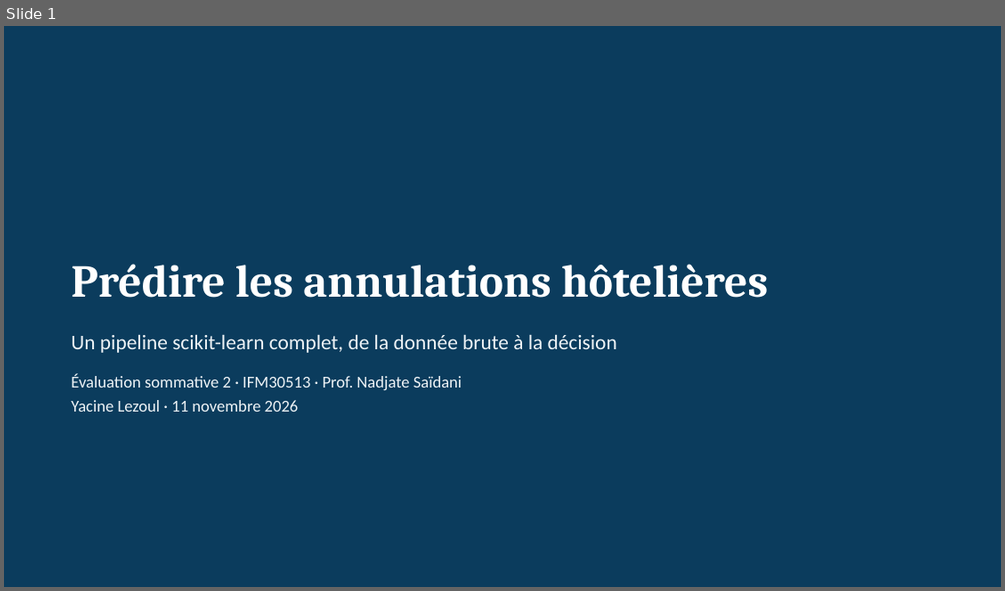
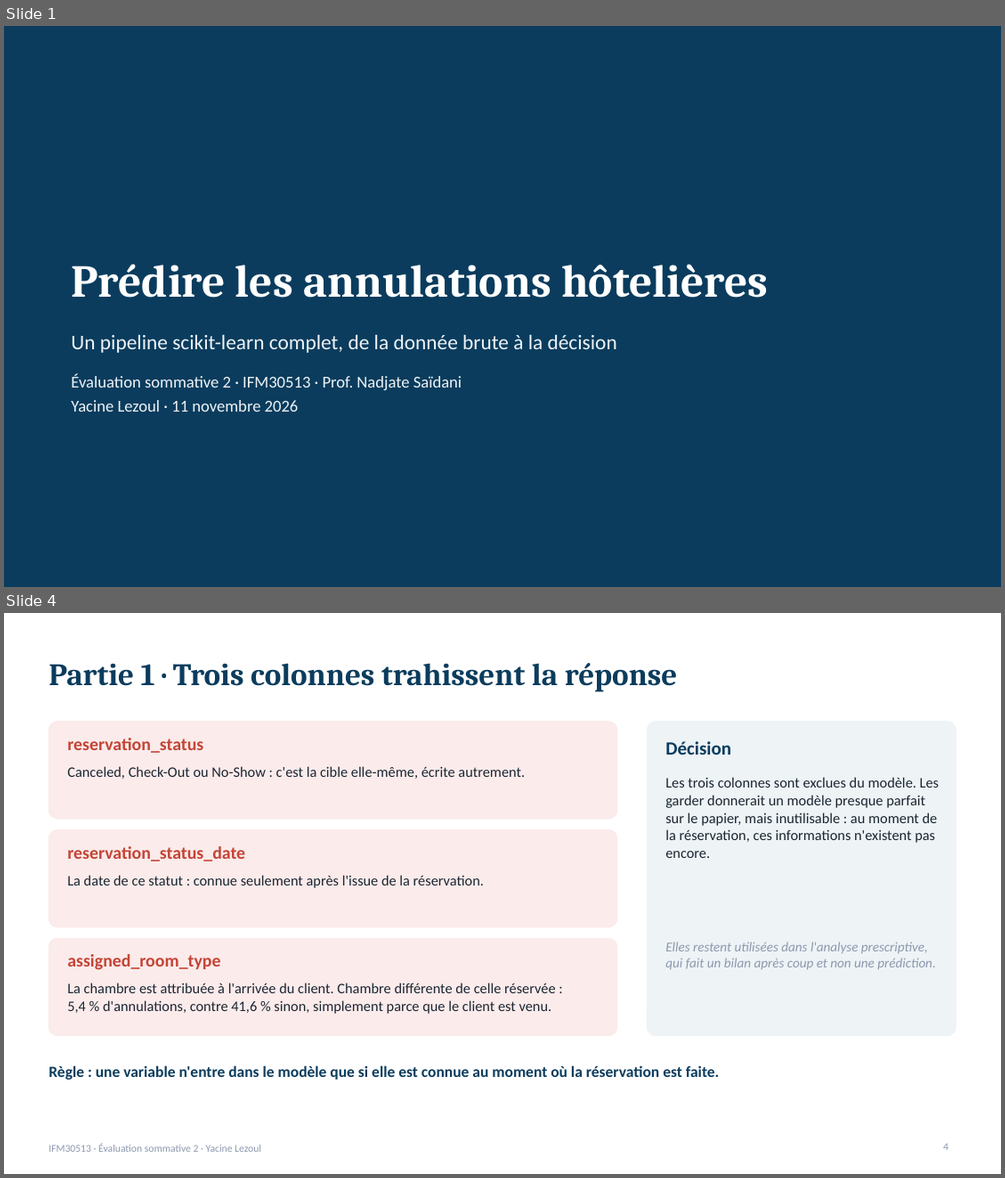
Before and after one commit to lezoul/hotel-cancellation-pipeline, a slide deck: reports/presentation_annulations.pptx. Shown one above the other, each under a label of ours: slide 1 before the commit, slides 1 and 4 after it; the slides between them are not shown. The pictures are 1005x591 and 1005x1178 pixels, drawn with LibreOffice and Linux fonts; fonts in the diff are those of the drawing. Boxes give left, top, right and bottom in pixels: in the first picture for what was removed or moved away, otherwise in the second. Text is boxed around its words. In the diff, an @@ line names an element or a change of style, - is before the commit and + after.

Commit message:
Présentation restructurée sur la grille d'évaluation (20 diapositives)

```diff
--- a/reports/presentation_annulations.pptx
+++ b/reports/presentation_annulations.pptx
@@ slide 4 added at (4,613,1001,1174), background #FFFFFF @@
@@ title added at (48,663,677,691), 30 pt, text #0B3C5D, bold @@
+Partie 1 · Trois colonnes trahissent la réponse
@@ rounded rectangle added at (48,722,617,819), fill #FBEBEB, outline #FBEBEB 1 pt @@
@@ text added at (67,738,203,753), 17 pt, text #C44536, bold @@
+reservation_status
@@ rounded rectangle added at (647,722,956,1036), fill #EEF3F6, outline #EEF3F6 1 pt @@
@@ text added at (665,741,731,755), 18 pt, text #0B3C5D, bold @@
+Décision
@@ text added at (67,766,525,779), 14 pt, text #1B2631 @@
+Canceled, Check-Out ou No-Show : c'est la cible elle-même, écrite autrement.
@@ text added at (665,777,938,858), 14 pt, text #1B2631 @@
+Les trois colonnes sont exclues du modèle. Les garder donnerait un modèle presque parfait sur le papier, mais inutilisable : au moment de la réservation, ces informations n'existent pas encore.
@@ rounded rectangle added at (48,830,617,927), fill #FBEBEB, outline #FBEBEB 1 pt @@
@@ text added at (67,846,245,861), 17 pt, text #C44536, bold @@
+reservation_status_date
@@ text added at (67,875,484,888), 14 pt, text #1B2631 @@
+La date de ce statut : connue seulement après l'issue de la réservation.
@@ rounded rectangle added at (48,938,617,1036), fill #FBEBEB, outline #FBEBEB 1 pt @@
@@ text added at (67,954,220,970), 17 pt, text #C44536, bold @@
+assigned_room_type
@@ text added at (665,941,935,970), 13 pt, text #8D99AE, italic @@
+Elles restent utilisées dans l'analyse prescriptive, qui fait un bilan après coup et non une prédiction.
@@ text added at (67,982,556,1013), 14 pt, text #1B2631 @@
+La chambre est attribuée à l'arrivée du client. Chambre différente de celle réservée : 5,4 % d'annulations, contre 41,6 % sinon, simplement parce que le client est venu.
@@ text added at (48,1065,719,1079), 15 pt, text #0B3C5D, bold @@
+Règle : une variable n'entre dans le modèle que si elle est connue au moment où la réservation est faite.
@@ text added at (48,1143,261,1151), 10 pt, text #8D99AE @@
+IFM30513 · Évaluation sommative 2 · Yacine Lezoul
@@ page number added at (943,1143,948,1150), 10 pt, text #8D99AE @@
+4
```
Also in this commit, not shown: 7 slides changed, 8 other slides added, 6 slides removed, 1 other file.
